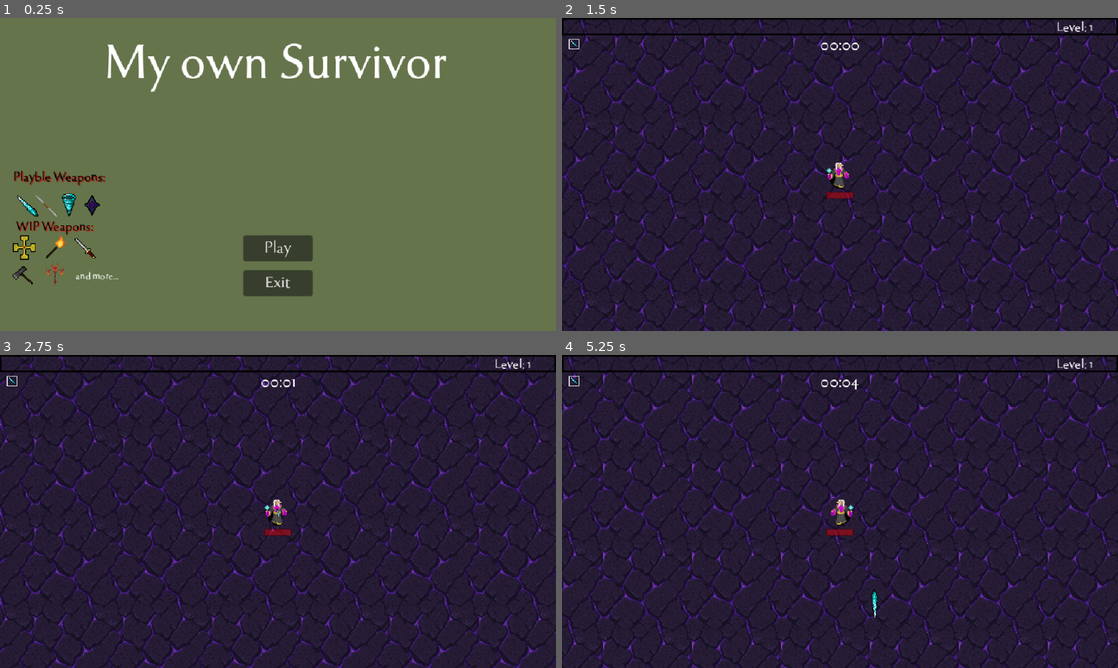
Above: before the commit, frames 1-4 (two rows, left to right).
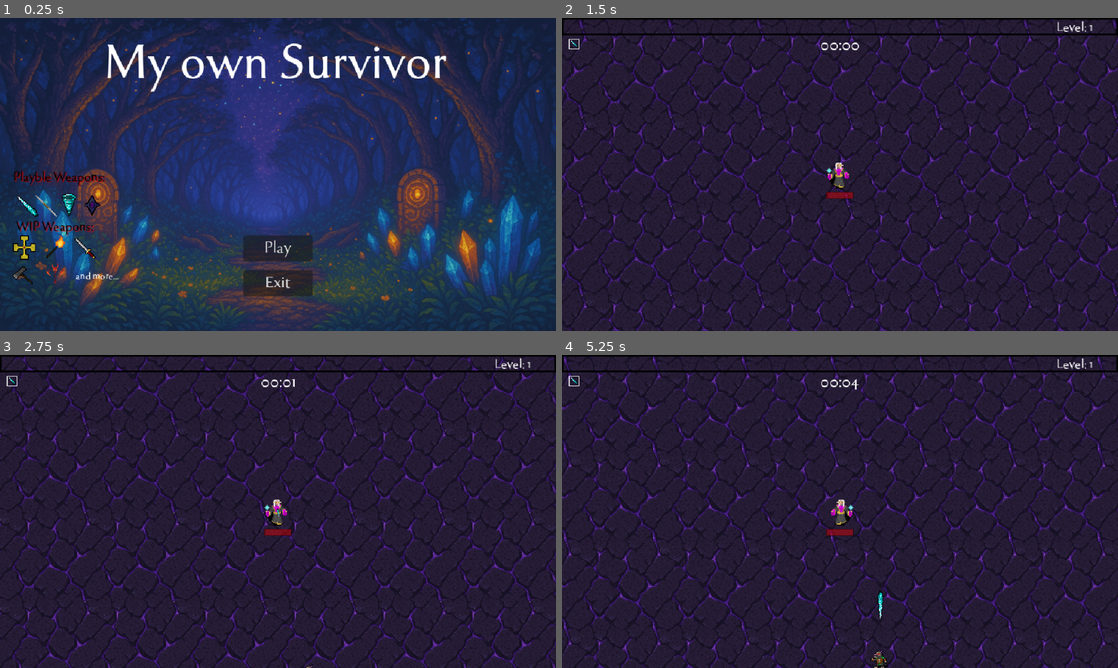
Above: after the commit, the same moments.

Repository: Artoodi/MySurvivor-Work-In-Progress
Game: Godot game, scene res://TitleScreen/menu.tscn
Two runs of this game, one before a commit and one after it. Both use one fixed random seed, a clock stepped at 60 frames per second and the inputs below. Sound files missing from this copy of the repository are replaced by a short silence.
Inputs (mouse positions are in pixels of both pictures, inside the frame that each line leads up to):
- Up to frame 1 (0.25 s): no input
- Up to frame 2 (1.5 s): click "Play" at 0.5 s; move the mouse to (962, 158) at 1.27 s; hold D (right) from 1.28 s (still down); click (962, 158) at 1.35 s
- Up to frame 3 (2.75 s): move the mouse to (166, 527) at 2.02 s; release D (right) at 2.03 s; hold S (down) from 2.03 s (still down); click (166, 527) at 2.1 s
- Up to frame 4 (5.25 s): move the mouse to (895, 442) at 2.77 s; release S (down) at 2.78 s; hold D (right) 2.78-3.53 s; click (895, 442) at 2.85 s; move the mouse to (812, 574) at 3.52 s; hold W (up) 3.53-4.28 s; click (812, 574) at 3.6 s; move the mouse to (1006, 558) at 4.27 s; hold A (left) from 4.28 s (still down); click (1006, 558) at 4.35 s; move the mouse to (673, 464) at 5.02 s; click (673, 464) at 5.1 s

The runs differ from the first frame. In frame 1, 97% of the frame differs, in the area x 0-100%, y 0-100%; in frame 2, 11%; in frame 3, 13%; in frame 4, 14%.

Commit message:
update background :

Diff:
--- a/Enemy/enemy_cyclops.tscn
+++ b/Enemy/enemy_cyclops.tscn
@@ -59,7 +59,7 @@
 collision_mask = 5
 motion_mode = 1
 script = ExtResource("1_c35cp")
-movement_speed = 16.0
+movement_speed = 50.0
 hp = 100
 knockback_recovery = 10.0
 experience = 5
--- a/Enemy/enemy_demon_little.tscn
+++ /dev/null
@@ -1,3 +0,0 @@
-[gd_scene format=3 uid="uid://67dl0q04gaix"]
-
-[node name="enemy_demon_little" type="CharacterBody2D"]
--- a/Enemy/enemy_juggernaut.tscn
+++ b/Enemy/enemy_juggernaut.tscn
@@ -59,7 +59,7 @@
 collision_mask = 5
 motion_mode = 1
 script = ExtResource("1_r5pfe")
-movement_speed = 40.0
+movement_speed = 50.0
 hp = 300
 knockback_recovery = 20.0
 experience = 100
--- a/Enemy/enemy_kobold_strong.tscn
+++ b/Enemy/enemy_kobold_strong.tscn
@@ -59,7 +59,7 @@
 collision_mask = 5
 motion_mode = 1
 script = ExtResource("1_dnf7l")
-movement_speed = 28.0
+movement_speed = 45.0
 hp = 20
 enemy_damage = 2
 
--- a/Enemy/enemy_kobold_weak.tscn
+++ b/Enemy/enemy_kobold_weak.tscn
@@ -59,6 +59,7 @@
 collision_mask = 5
 motion_mode = 1
 script = ExtResource("1_1bh7b")
+movement_speed = 30.0
 
 [node name="Sprite2D" type="Sprite2D" parent="."]
 scale = Vector2(0.75, 0.75)
--- a/Player/player.gd
+++ b/Player/player.gd
@@ -1,7 +1,7 @@
 extends CharacterBody2D
 
 
-var movement_speed = 40.0
+var movement_speed = 50.0
 var hp = 80
 var maxhp = 80
 var last_movement = Vector2.UP
--- a/Player/player.tscn
+++ b/Player/player.tscn
@@ -150,7 +150,7 @@
 offset_left = 800.0
 offset_top = 50.0
 offset_right = 1000.0
-offset_bottom = 300.0
+offset_bottom = 355.0
 
 [node name="lbl_LevelUP" type="Label" parent="GUILayer/GUI/LevelUp"]
 layout_mode = 0
--- a/TitleScreen/menu.tscn
+++ b/TitleScreen/menu.tscn
@@ -1,7 +1,8 @@
-[gd_scene load_steps=13 format=3 uid="uid://dcyka5e06knff"]
+[gd_scene load_steps=14 format=3 uid="uid://dcyka5e06knff"]
 
 [ext_resource type="Script" uid="uid://n7ksixhodsid" path="res://TitleScreen/menu.gd" id="1_oi0p3"]
 [ext_resource type="FontFile" uid="uid://cb4e8g30xxp5u" path="res://Font/tenderness.otf" id="1_xdjxl"]
+[ext_resource type="Texture2D" uid="uid://cxy8rr4wjk7lu" path="res://TitleScreen/Background.png" id="2_3iml8"]
 [ext_resource type="PackedScene" uid="uid://b7c7gsdx2rkjm" path="res://Utility/basic_button.tscn" id="3_kwsdd"]
 [ext_resource type="Texture2D" uid="uid://jjt1rh5e2jcp" path="res://Textures/Items/Weapons/ice_spear.png" id="4_0eg15"]
 [ext_resource type="Texture2D" uid="uid://d22bl2j2hb3d1" path="res://Textures/Items/Weapons/javelin_3_new.png" id="5_dsl36"]
@@ -28,16 +29,10 @@
 offset_bottom = 382.0
 color = Color(0.395457, 0.454173, 0.291202, 1)
 
-[node name="Label2" type="Label" parent="ColorRect"]
-layout_mode = 0
-offset_left = 15.0
-offset_top = 175.0
-offset_right = 151.0
-offset_bottom = 198.0
-theme_override_colors/font_color = Color(0, 0, 0, 1)
-theme_override_colors/font_shadow_color = Color(0.764706, 0, 0, 0.584314)
-theme_override_fonts/font = ExtResource("1_xdjxl")
-text = "Playble Weapons:"
+[node name="Background" type="Sprite2D" parent="."]
+position = Vector2(319, 179)
+scale = Vector2(0.420573, 0.359375)
+texture = ExtResource("2_3iml8")
 
 [node name="Label" type="Label" parent="."]
 layout_mode = 0
@@ -50,6 +45,17 @@
 text = "My own Survivor"
 horizontal_alignment = 1
 vertical_alignment = 1
+
+[node name="Label4" type="Label" parent="."]
+layout_mode = 0
+offset_left = 15.0
+offset_top = 175.0
+offset_right = 151.0
+offset_bottom = 198.0
+theme_override_colors/font_color = Color(0, 0, 0, 1)
+theme_override_colors/font_shadow_color = Color(0.764706, 0, 0, 0.584314)
+theme_override_fonts/font = ExtResource("1_xdjxl")
+text = "Playble Weapons:"
 
 [node name="btn_play" parent="." instance=ExtResource("3_kwsdd")]
 layout_mode = 0
--- a/Utility/item_option.tscn
+++ b/Utility/item_option.tscn
@@ -5,7 +5,7 @@
 [ext_resource type="FontFile" uid="uid://cb4e8g30xxp5u" path="res://Font/tenderness.otf" id="2_wif5r"]
 
 [node name="ItemOption" type="ColorRect"]
-custom_minimum_size = Vector2(180, 50)
+custom_minimum_size = Vector2(180, 70)
 anchors_preset = -1
 anchor_right = 0.281
 anchor_bottom = 0.139
Binary file added: TitleScreen/Background.png
Not shown, added: TitleScreen/Background.png.import
Not shown, changed: .DS_Store
Not shown, changed: MyOwnSurvivor(Demo0.01).exe
Not shown, changed: MyOwnSurvivor(Demo0.01).pck
